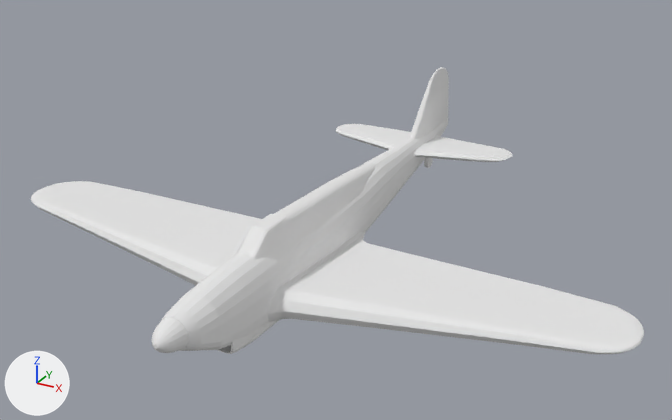
The OBJ model WW2-Naval/Resources/Aircraft/Y/Fulmar/Fulmar 0.obj as it was, and as the next commit left it.
Rendered twice from a 50 mm lens placed at (9.08, -16.03, 9.79), pointed at (0.05, 0.4, 1.58). The lights are fixed; the arrows at lower left show +X, +Y and +Z. Where no turn or scale is listed for an object, it has been applied to the vertices. Vertices at the same position are counted once.

Names of what the first picture shows: 'Fulmar_JiShen'.
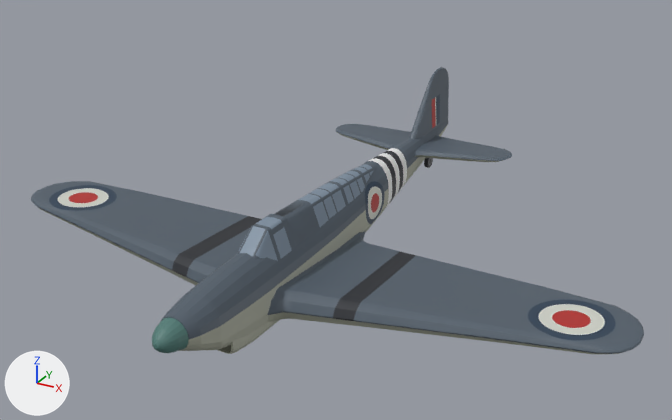
Location of each change, (x1, y1, x2, y2) in pixels of the pictures (672 x 420 px; the box of a moved part takes in the faces that stretch with it):
```json
{"object": "Fulmar_JiShen", "change": "surface changed", "before": [31, 67, 644, 354], "after": [31, 67, 644, 354]}
{"part": 1, "of": "me_fulmar_jishen", "change": "moved or reshaped", "before": [130, 161, 420, 327], "after": [129, 161, 421, 351]}
{"part": 2, "of": "me_fulmar_jishen", "change": "surface changed", "before": [162, 138, 410, 319], "after": [162, 138, 410, 319], "on screen": "white to blue"}
{"part": 3, "of": "me_fulmar_jishen", "change": "recoloured", "before": [173, 122, 446, 351], "after": [173, 122, 446, 351]}
```

Scene script edits in JSON lines:
```json
{"op": "add", "block": "img_fulmar_0_png", "code": ["img_fulmar_0_png = load_image('Fulmar 0.png', 'Fulmar 0.png', 1024, 1024, 'sRGB')"]}
{"op": "remove", "block": "mat_initialshadinggroup", "code": "mat_initialshadinggroup.base_color = (0.8, 0.8, 0.8)  # white #e7e7e7"}
{"op": "add", "block": "mat_initialshadinggroup", "code": "mat_initialshadinggroup.texture = img_fulmar_0_png"}
{"op": "set", "path": "mat_initialshadinggroup.roughness", "old": "1.0", "new": "0.526"}
{"op": "add", "block": "mat_initialshadinggroup_006", "code": ["mat_initialshadinggroup_006 = principled_material('initialShadingGroup.006')", "mat_initialshadinggroup_006.texture = img_fulmar_0_png", "mat_initialshadinggroup_006.roughness = 0.526"]}
{"block": "me_fulmar_jishen", "where": "# used by ob_fulmar_jishen; location = (0.0, 0.0, 0.0)"}
{"op": "remove", "block": "me_fulmar_jishen", "code": "me_fulmar_jishen.from_pydata(...)  # 2421 vertices, 2373 faces; spans x -7.04..7.04, y -5.77..6.86, z 0.4..3.43"}
{"op": "add", "block": "me_fulmar_jishen", "code": "me_fulmar_jishen.from_pydata(...)  # 2559 vertices, 2305 faces, 2 loose edges; spans x -7.04..7.04, y -5.77..6.86, z 0.4..3.43"}
{"block": "me_fulmar_jishen", "change": "me_fulmar_jishen part 1: 12 vertices moved from x -0.31..0.31, y -3.08..1.26, z 0.54..1.4 to x -0.5..0.5, y -2.98..1.01, z 0.54..1.25; 175 vertices removed from x -2.46..2.46, y -3.47..2.26, z 0.54..2.31; 295 vertices added at x -2.46..2.46, y -5.28..2.23, z 0.54..2.33"}
{"block": "me_fulmar_jishen", "change": "me_fulmar_jishen part 2: 133 kept faces spanning x -0.52..0.2, y -5.28..6.64, z 0.51..2.34 get new texture (UV) coordinates"}
{"block": "me_fulmar_jishen", "change": "me_fulmar_jishen part 3: 264 faces spanning x -0.52..0.52, y -5.28..6.64, z 0.51..2.34 switch from mat_initialshadinggroup (white #e7e7e7) to mat_initialshadinggroup_006 (picture img_fulmar_0_png)"}
```
